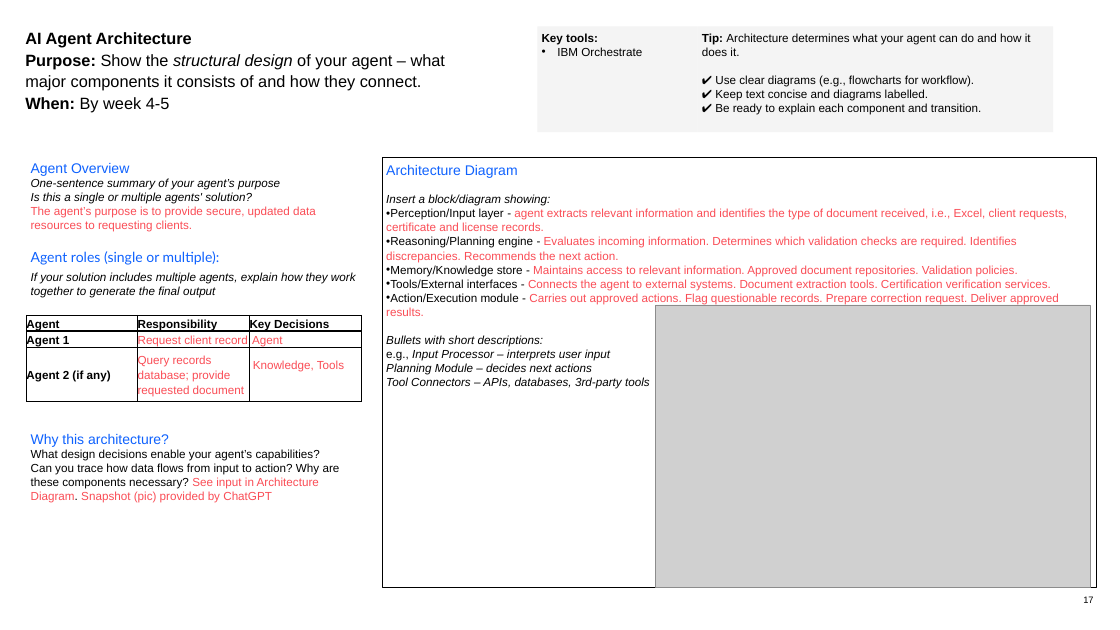
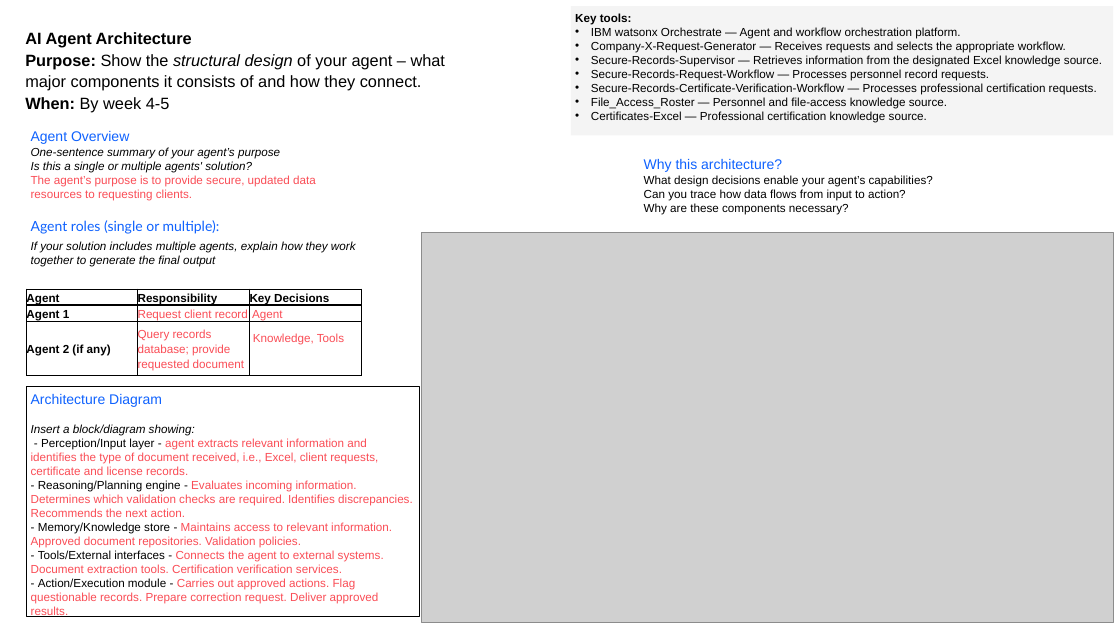
Before and after one commit to miltonr1/Debug-Midnight, a slide deck: slide 17 of Solution Design Guide for Participants, Final.pptx. Drawn at 1120x630 pixels with LibreOffice and Linux fonts; fonts in the diff are those of the drawing; grey boxes stand for pictures. Boxes give left, top, right and bottom in pixels: in the first picture for what was removed or moved away, otherwise in the second. Text is boxed around its words. In the diff, an @@ line names an element or a change of style, - is before the commit and + after.

```diff
--- a/Solution Design Guide for Participants, Final.pptx
+++ b/Solution Design Guide for Participants, Final.pptx
@@ rectangle removed at [538, 26, 698, 132] @@
-Key tools:
-• IBM Orchestrate
@@ rectangle added at [571, 6, 1113, 136], fill #F4F4F4, 20 pt, text #000000 @@
+Key tools:
+• IBM watsonx Orchestrate — Agent and workflow orchestration platform.
+• Company-X-Request-Generator — Receives requests and selects the appropriate workflow.
+• Secure-Records-Supervisor — Retrieves information from the designated Excel knowledge source.
+• Secure-Records-Request-Workflow — Processes personnel record requests.
+• Secure-Records-Certificate-Verification-Workflow — Processes professional certification requests.
+• File_Access_Roster — Personnel and file-access knowledge source.
+• Certificates-Excel — Professional certification knowledge source.
@@ rectangle removed at [698, 26, 1053, 132] @@
-Tip: Architecture determines what your agent can do and how it does it.
-✔ Use clear diagrams (e.g., flowcharts for workflow).
-✔ Keep text concise and diagrams labelled.
-✔ Be ready to explain each component and transition.
@@ text "Agent Overview": place and size @@
-text "Agent Overview" at [31, 163, 356, 298]
+text "Agent Overview" at [31, 131, 356, 267]
@@ text "Why this architecture?": place and size @@
-text "Why this architecture?" at [31, 434, 340, 503]
+text "Why this architecture?" at [644, 159, 933, 215]
@@ text at [644, 189, 906, 215]: text changed @@
-Can you trace how data flows from input to action? Why are these components necessary? See input in Architecture Diagram. Snapshot (pic) provided by ChatGPT
+Can you trace how data flows from input to action? Why are these components necessary?
@@ picture added at [422, 233, 1113, 622] @@
@@ table: place and size @@
-table at [26, 315, 362, 401]
+table at [26, 289, 362, 375]
@@ picture removed at [656, 305, 1090, 587] @@
@@ rectangle "Architecture Diagram": place and size @@
-rectangle "Architecture Diagram" at [382, 157, 1096, 587]
+rectangle "Architecture Diagram" at [26, 386, 419, 616]
@@ text in rectangle at [31, 438, 378, 464]: text changed @@
-• Perception/Input layer - agent extracts relevant information and identifies the type of document received, i.e., Excel, client requests,
+- Perception/Input layer - agent extracts relevant information and identifies the type of document received, i.e., Excel, client requests,
@@ text in rectangle at [31, 480, 413, 617]: text changed @@
-• Reasoning/Planning engine - Evaluates incoming information. Determines which validation checks are required. Identifies discrepancies. Recommends the next action.
-• Memory/Knowledge store - Maintains access to relevant information. Approved document repositories. Validation policies.
-• Tools/External interfaces - Connects the agent to external systems. Document extraction tools. Certification verification services.
-• Action/Execution module - Carries out approved actions. Flag questionable records. Prepare correction request. Deliver approved results.
-Bullets with short descriptions:
-e.g., Input Processor – interprets user input
-Planning Module – decides next actions
-Tool Connectors – APIs, databases, 3rd-party tools
+- Reasoning/Planning engine - Evaluates incoming information. Determines which validation checks are required. Identifies discrepancies. Recommends the next action.
+- Memory/Knowledge store - Maintains access to relevant information. Approved document repositories. Validation policies.
+- Tools/External interfaces - Connects the agent to external systems. Document extraction tools. Certification verification services.
+- Action/Execution module - Carries out approved actions. Flag questionable records. Prepare correction request. Deliver approved results.
@@ page number removed at [1083, 596, 1093, 603] @@
-17
```
Also in this commit, not shown: 3 other slides changed.
